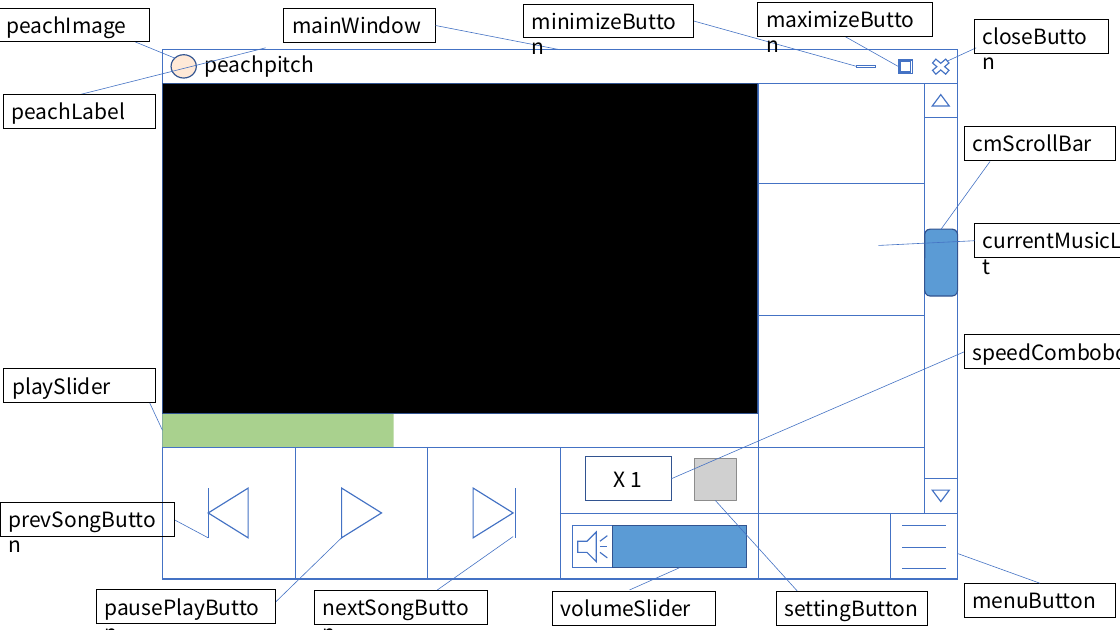
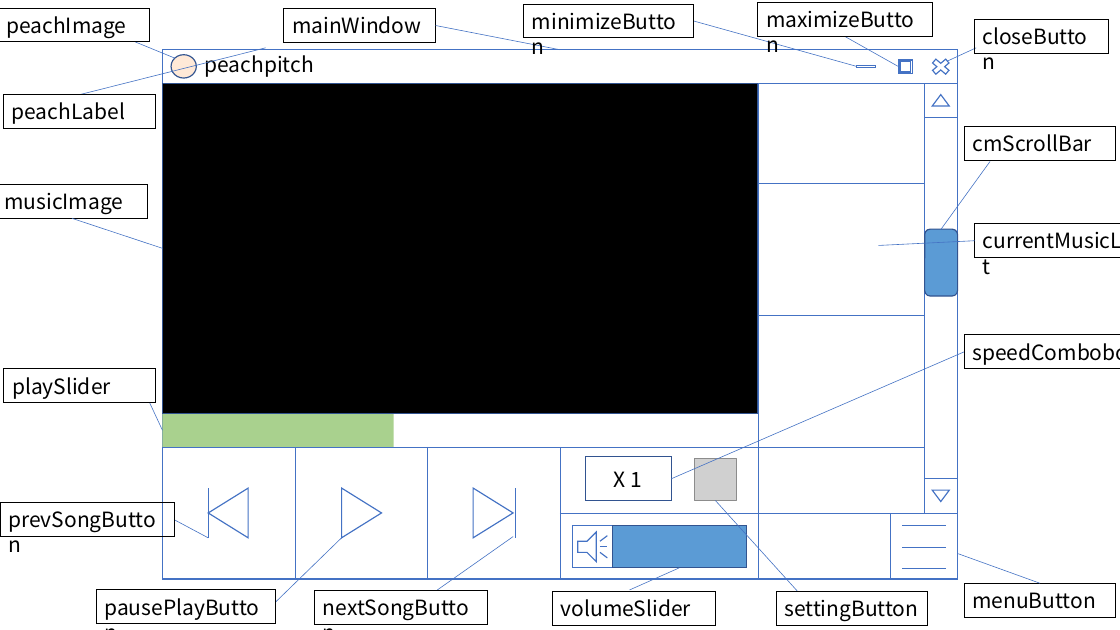
Before and after one commit to shinkeonkim/peachpitch, a slide deck: slide 1 of docs/디자인이름짓기.pptx. Drawn at 1120x630 pixels with LibreOffice and Linux fonts; fonts in the diff are those of the drawing; grey boxes stand for pictures. Boxes give left, top, right and bottom in pixels: in the first picture for what was removed or moved away, otherwise in the second. Text is boxed around its words. In the diff, an @@ line names an element or a change of style, - is before the commit and + after.

```diff
--- a/docs/디자인이름짓기.pptx
+++ b/docs/디자인이름짓기.pptx
@@ rectangle added at box(0, 184, 148, 218), outline #000000 0.75 pt, 18 pt, text #000000 @@
+musicImage
@@ line added from (162, 249) to (72, 218), #4472C4 0.5 pt @@
```
Also in this commit, not shown: 1 slide added.
